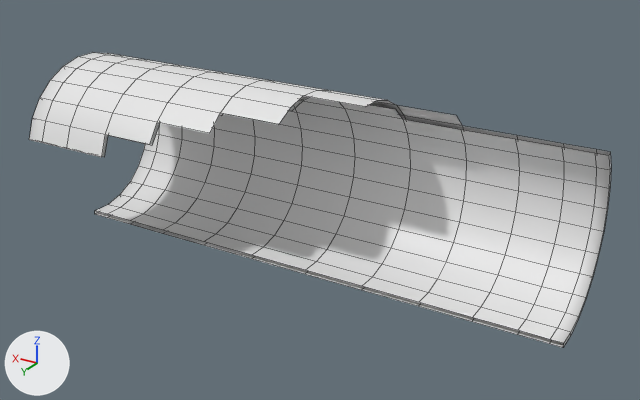
Before and after pictures for a commit that changed the FBX model surfadeiros/Assets/Models/wave2.fbx.
Both versions are drawn from a camera (50 mm lens) standing at (-16.39, 16.8, 8.07) and looking at (-6.24, -0.12, -0.39). Lighting does not change. The marker at lower left points along +X, +Y and +Z. Mesh edges are drawn as thin lines.

Objects in the first picture: 'Wave'.
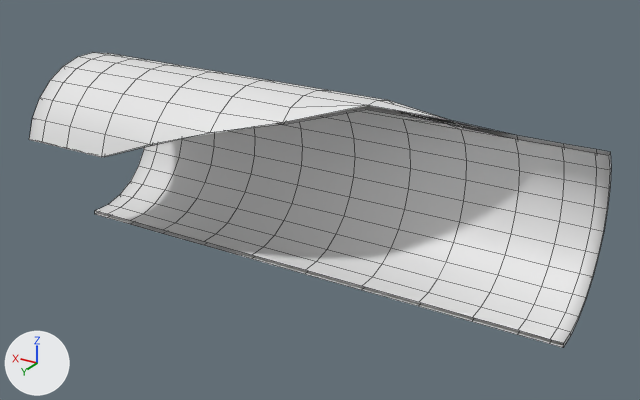
Pixel boxes [x1, y1, x2, y2] of what changed, in the pictures (640 x 400 px):
part 1 of me_beziercurve_001, built on
    before: [219, 90, 462, 126]
    after: [102, 90, 512, 157]

Diff of the bpy script that builds the scene:
```diff
--- a/surfadeiros/Assets/Models/wave2.fbx.py
+++ b/surfadeiros/Assets/Models/wave2.fbx.py
@@ me_beziercurve_001 @@
 # used by ob_wave; location = (0.0, 0.0, 0.0)
-me_beziercurve_001.from_pydata(...)  # 404 vertices, 369 faces; spans x -12.52..1.0, y -2.3..2.23, z -2.28..2.28
+me_beziercurve_001.from_pydata(...)  # 406 vertices, 388 faces; spans x -12.52..1.0, y -2.3..2.23, z -2.28..2.28
+# me_beziercurve_001 part 1
+# 6 vertices are removed from x -9.13..-4.43, y -1.31..1.31, z 1.81..2.28
+# 6 faces are deleted
+# 1 vertex moves from x -6.04, y 0.27, z 2.18 to x -6.04, y 0.27, z 2.13
+# 8 vertices are added at x -9.13..-4.38, y -0.92..1.6, z 1.5..2.28
+# 25 new faces join them
```
